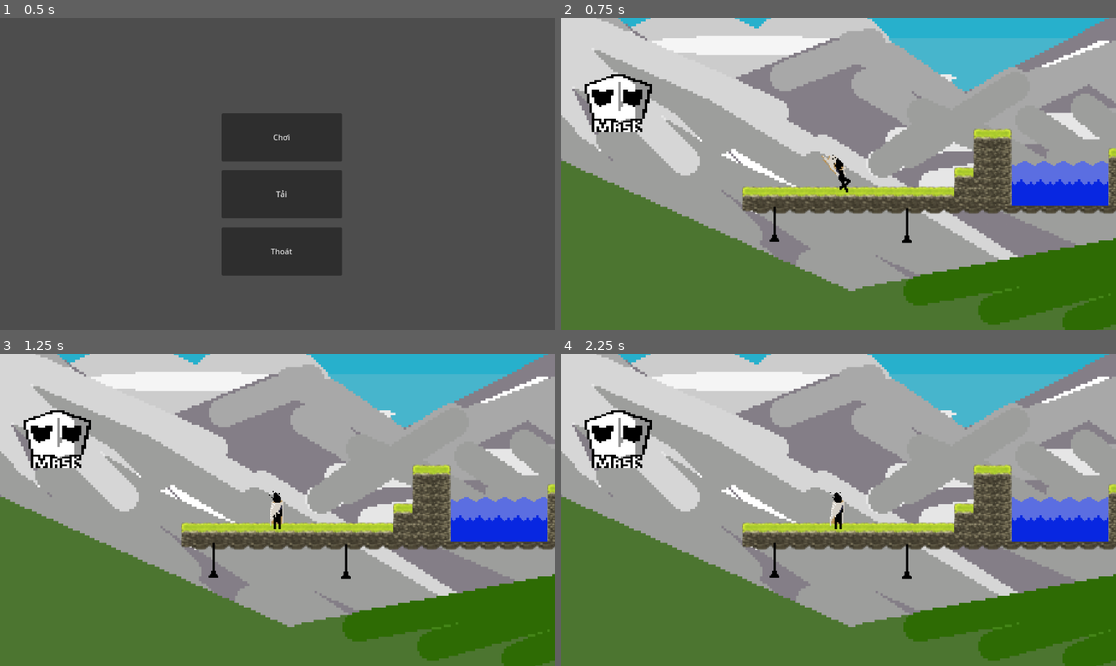
Above: before the commit, frames 1-4 (two rows, left to right).
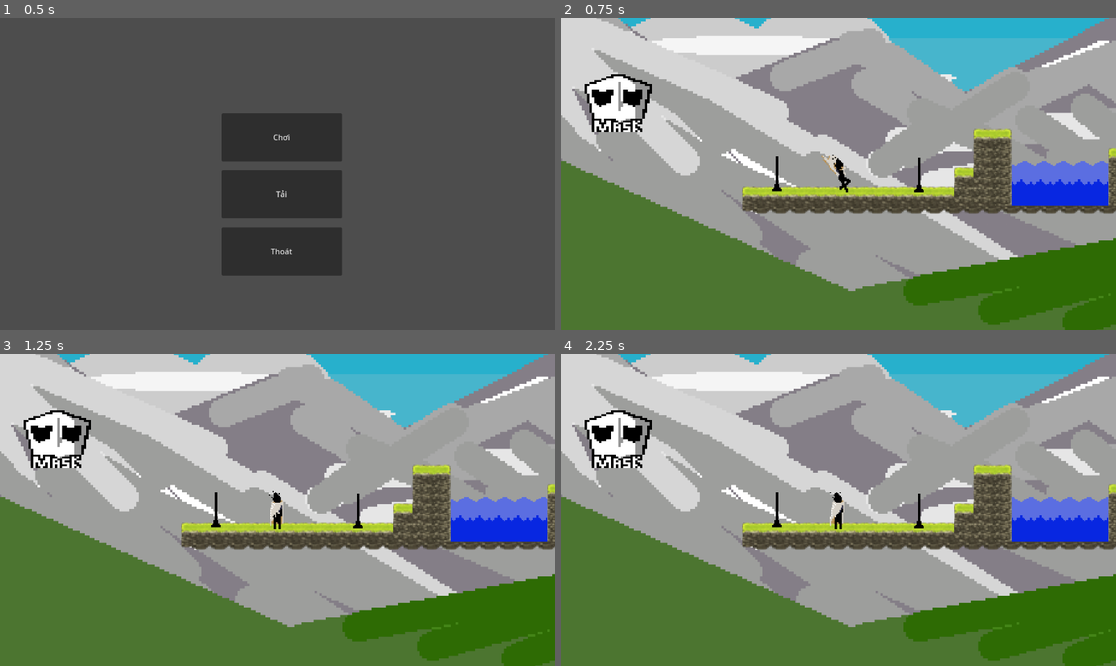
Above: after the commit, the same moments.

Repository: ThanhQuang214/gamejam2026
Game: Godot game, scene res://scenes/main_menu.tscn
Two runs of this game, one before a commit and one after it. Both use one fixed random seed, a clock stepped at 60 frames per second and the inputs below.
Inputs (mouse positions are in pixels of both pictures, inside the frame that each line leads up to):
- Up to frame 1 (0.5 s): no input
- Up to frame 2 (0.75 s): click "Chơi" at 0.5 s
- Up to frame 3 (1.25 s): no input
- Up to frame 4 (2.25 s): click (616, 438) at 1.25 s; click (860, 422) at 2 s

Frame 1 is identical in both runs. In frame 2, 0.3% of the frame differs, in the area x 37-66%, y 44-73%; in frame 3, 0.3%; in frame 4, 0.3%.

Commit message:
fix change

Diff:
--- a/scenes/gameplay.tscn
+++ b/scenes/gameplay.tscn
@@ -1,12 +1,11 @@
-[gd_scene load_steps=5 format=3 uid="uid://db3gunc8lhlbb"]
+[gd_scene load_steps=7 format=3 uid="uid://db3gunc8lhlbb"]
 
 [ext_resource type="PackedScene" uid="uid://baqt5rfmly5oc" path="res://scenes/player.tscn" id="1_7biu0"]
 [ext_resource type="PackedScene" uid="uid://bjsfrrk604b" path="res://scenes/map.tscn" id="2_l1v76"]
 [ext_resource type="PackedScene" uid="uid://c1b255ekerdrw" path="res://scenes/ui_center.tscn" id="4_ct7aa"]
-[ext_resource type="PackedScene" uid="uid://b37l8qojpnw25" path="res://scenes/FunctionalObject/wind.tscn" id="4_ocj2s"]
+[ext_resource type="PackedScene" path="res://scenes/parallax_background.tscn" id="4_ocj2s"]
 [ext_resource type="PackedScene" uid="uid://snc8n8w2ocvk" path="res://scenes/FunctionalObject/drown_area.tscn" id="5_din8e"]
 [ext_resource type="PackedScene" uid="uid://c57gf5ub41ijc" path="res://scenes/FunctionalObject/save_point.tscn" id="6_din8e"]
-[ext_resource type="PackedScene" uid="uid://3sjybv26oqsg" path="res://scenes/parallax_background.tscn" id="4_ocj2s"]
 
 [node name="Gameplay" type="Node2D"]
 y_sort_enabled = true
@@ -19,15 +18,15 @@
 [node name="UICenter" parent="." instance=ExtResource("4_ct7aa")]
 
 [node name="Wind" parent="." instance=ExtResource("4_ocj2s")]
-position = Vector2(144, 5)
 
 [node name="DrownArea" parent="." instance=ExtResource("5_din8e")]
-position = Vector2(200, 74)
+position = Vector2(184, 30)
 scale = Vector2(4, 0.5)
 
 [node name="SavePoint" parent="." instance=ExtResource("6_din8e")]
-position = Vector2(57, 52)
+position = Vector2(67, 10)
 
 [node name="SavePoint2" parent="." instance=ExtResource("6_din8e")]
-position = Vector2(-53, 51)
+position = Vector2(-51, 9)
+
 [node name="ParallaxBackground" parent="." instance=ExtResource("4_ocj2s")]
